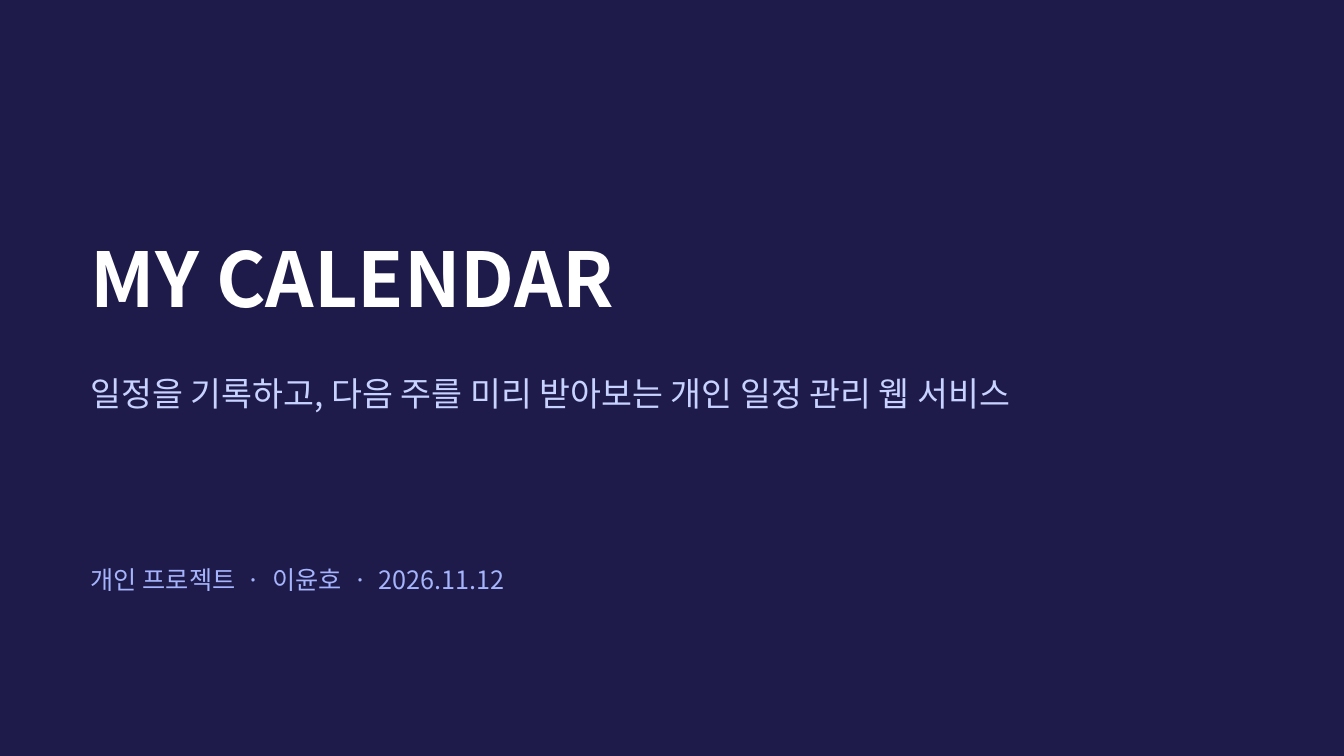
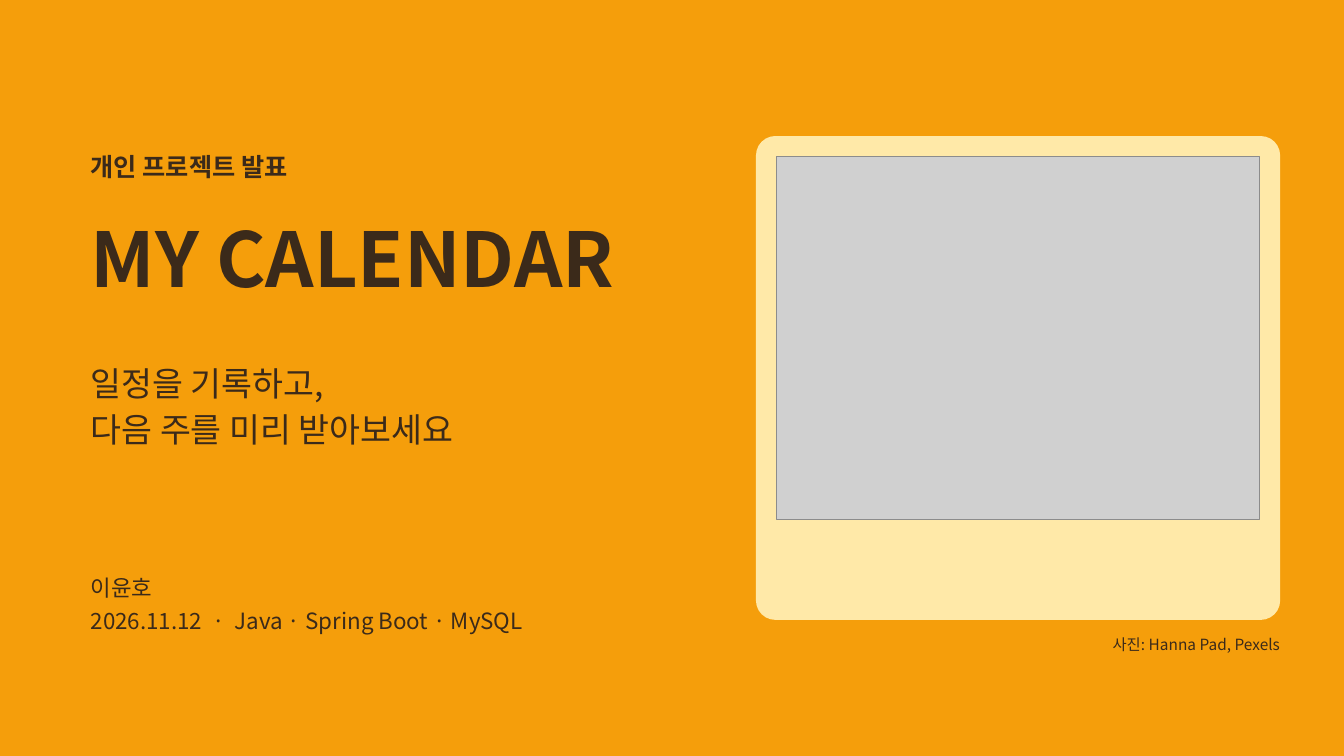
Before and after one commit to ho8566z/calendar-bot_word, a slide deck: slide 1 of ppt/개인 프로젝트.pptx. Drawn at 1344x756 pixels with LibreOffice and Linux fonts; fonts in the diff are those of the drawing; grey boxes stand for pictures. Boxes give left, top, right and bottom in pixels: in the first picture for what was removed or moved away, otherwise in the second. Text is boxed around its words. In the diff, an @@ line names an element or a change of style, - is before the commit and + after.

```diff
--- a/ppt/개인 프로젝트.pptx
+++ b/ppt/개인 프로젝트.pptx
@@ background #1E1B4B to #F59E0B @@
@@ rounded rectangle added at box(756, 136, 1280, 620), fill #FFE9A8 @@
@@ text added at box(91, 155, 287, 179), 18 pt, text #3B2A1A, bold @@
+개인 프로젝트 발표
@@ picture added at box(776, 156, 1260, 519) @@
@@ text "MY CALENDAR": place and size @@
-text "MY CALENDAR" at box(91, 250, 614, 308)
+text "MY CALENDAR" at box(91, 230, 614, 288)
@@ text "MY CALENDAR" at box(91, 230, 614, 288): text colour #FFFFFF to #3B2A1A @@
@@ text at box(91, 368, 454, 445): text changed; text colour #C7D2FE to #3B2A1A @@
-일정을 기록하고, 다음 주를 미리 받아보는 개인 일정 관리 웹 서비스
+일정을 기록하고,
+다음 주를 미리 받아보세요
@@ text at box(91, 577, 523, 634): text changed; size 18 to 16 pt; text colour #A5B4FC to #3B2A1A @@
-개인 프로젝트 · 이윤호 · 2026.11.12
+이윤호
+2026.11.12 · Java · Spring Boot · MySQL
@@ text added at box(1113, 637, 1280, 653), 11 pt, text #3B2A1A @@
+사진: Hanna Pad, Pexels
```
Also in this commit, not shown: 6 other slides changed, 24 slides added, 4 slides removed.
